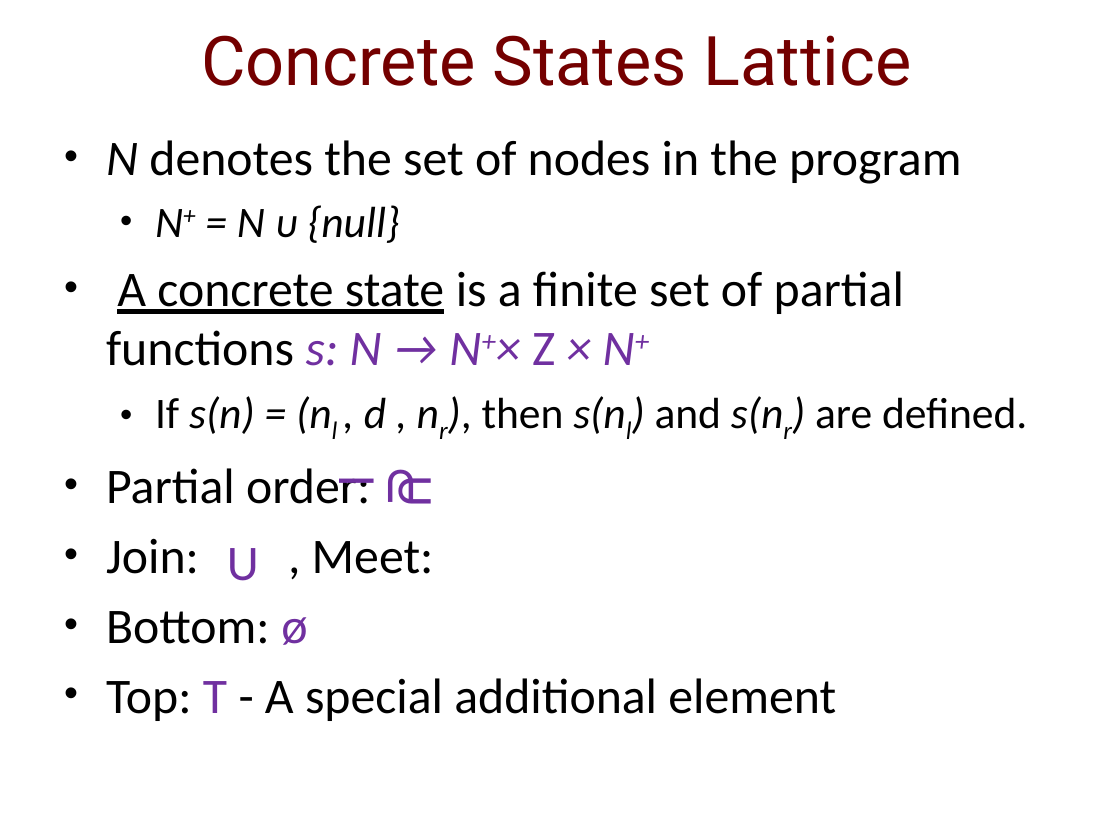
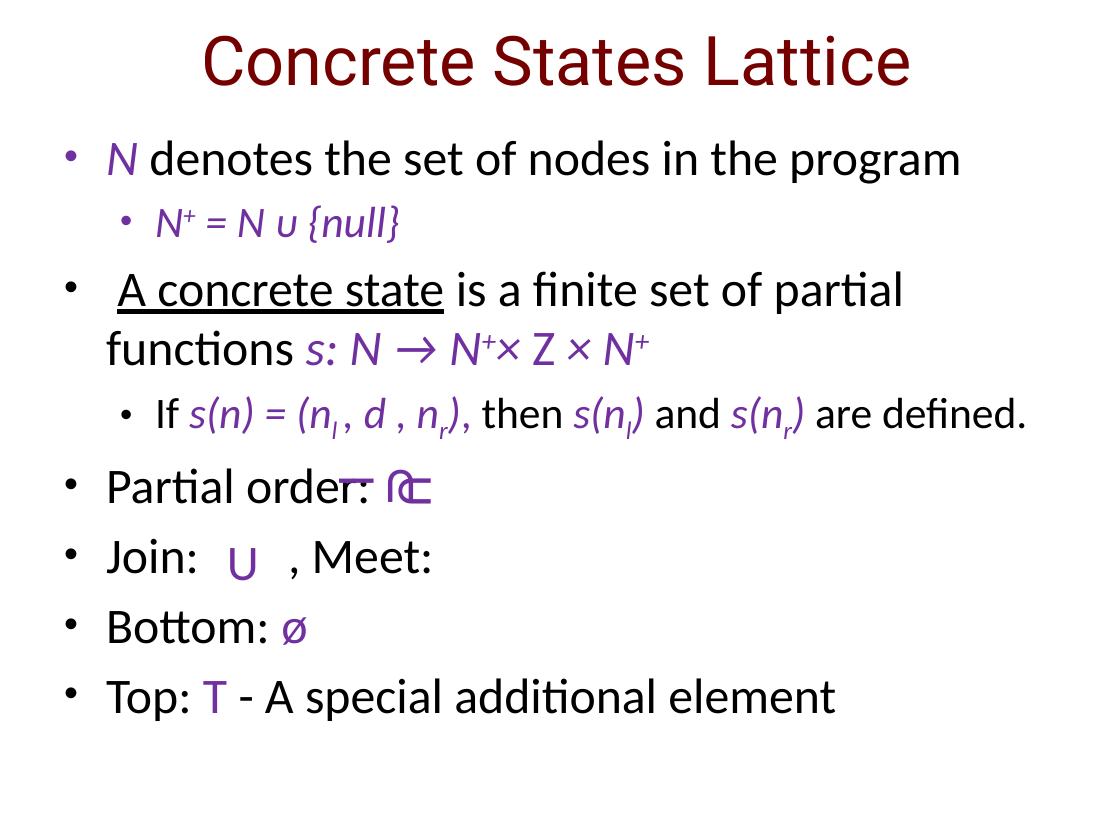
Before and after one commit to IdoBegun/PAAV_Project, a slide deck: slide 8 of Project Presentation.pptx. Drawn at 1120x840 pixels with LibreOffice and Linux fonts; fonts in the diff are those of the drawing; background and template pictures are left out. Boxes give left, top, right and bottom in pixels: in the first picture for what was removed or moved away, otherwise in the second. Text is boxed around its words. In the diff, an @@ line names an element or a change of style, - is before the commit and + after.

```diff
--- a/Project Presentation.pptx
+++ b/Project Presentation.pptx
@@ text at [106,140,1027,434]: text colour #000000 to #7030A0 in "N", "N+ = N ᴜ {null}", "s(n) = (nl , d , nr), ..." @@
```
Also in this commit, not shown: 4 other slides changed, 7 slides added.
